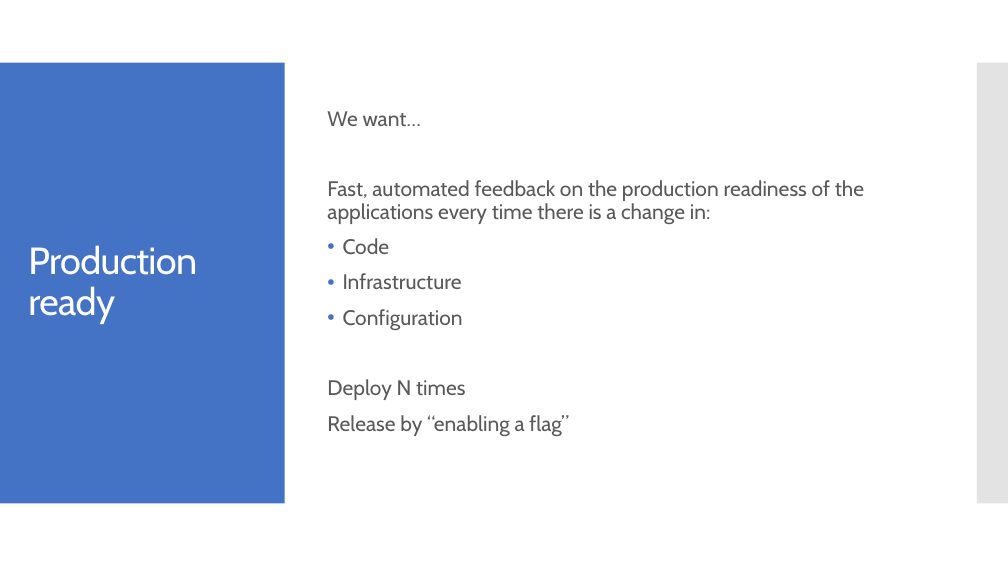
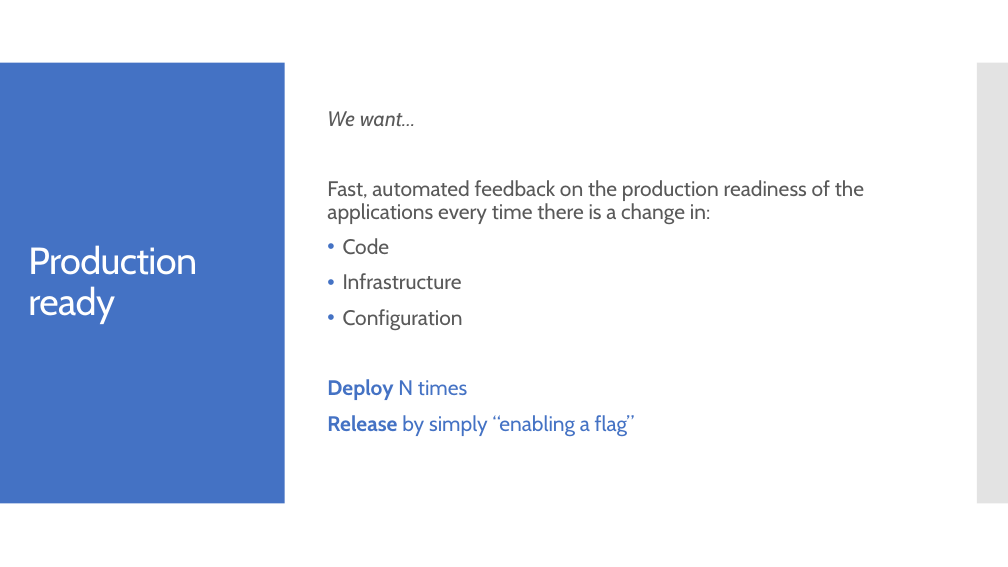
Before and after one commit to milodotnet/bootcamp, a slide deck: slide 16 of Bootcamp-ContinuousDelivery.pptx. Drawn at 1008x567 pixels with LibreOffice and Linux fonts; fonts in the diff are those of the drawing. Boxes give left, top, right and bottom in pixels: in the first picture for what was removed or moved away, otherwise in the second. Text is boxed around its words. In the diff, an @@ line names an element or a change of style, - is before the commit and + after.

```diff
--- a/Bootcamp-ContinuousDelivery.pptx
+++ b/Bootcamp-ContinuousDelivery.pptx
@@ text at [327,111,467,400]: italic on in "We want…"; text colour #595959 to #4472C4 in "Deploy N times"; bold on in "Deploy" @@
@@ text at [327,415,635,436]: text changed; text colour #595959 to #4472C4 @@
-Release by “enabling a flag”
+Release by simply “enabling a flag”
```
Also in this commit, not shown: 1 other slide changed, 1 slide added, 1 slide removed.
